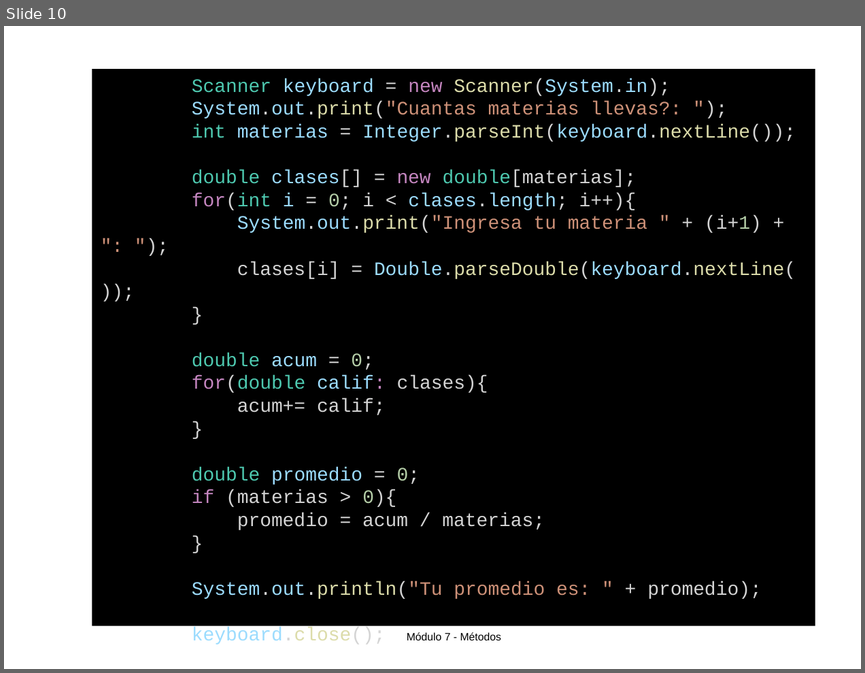
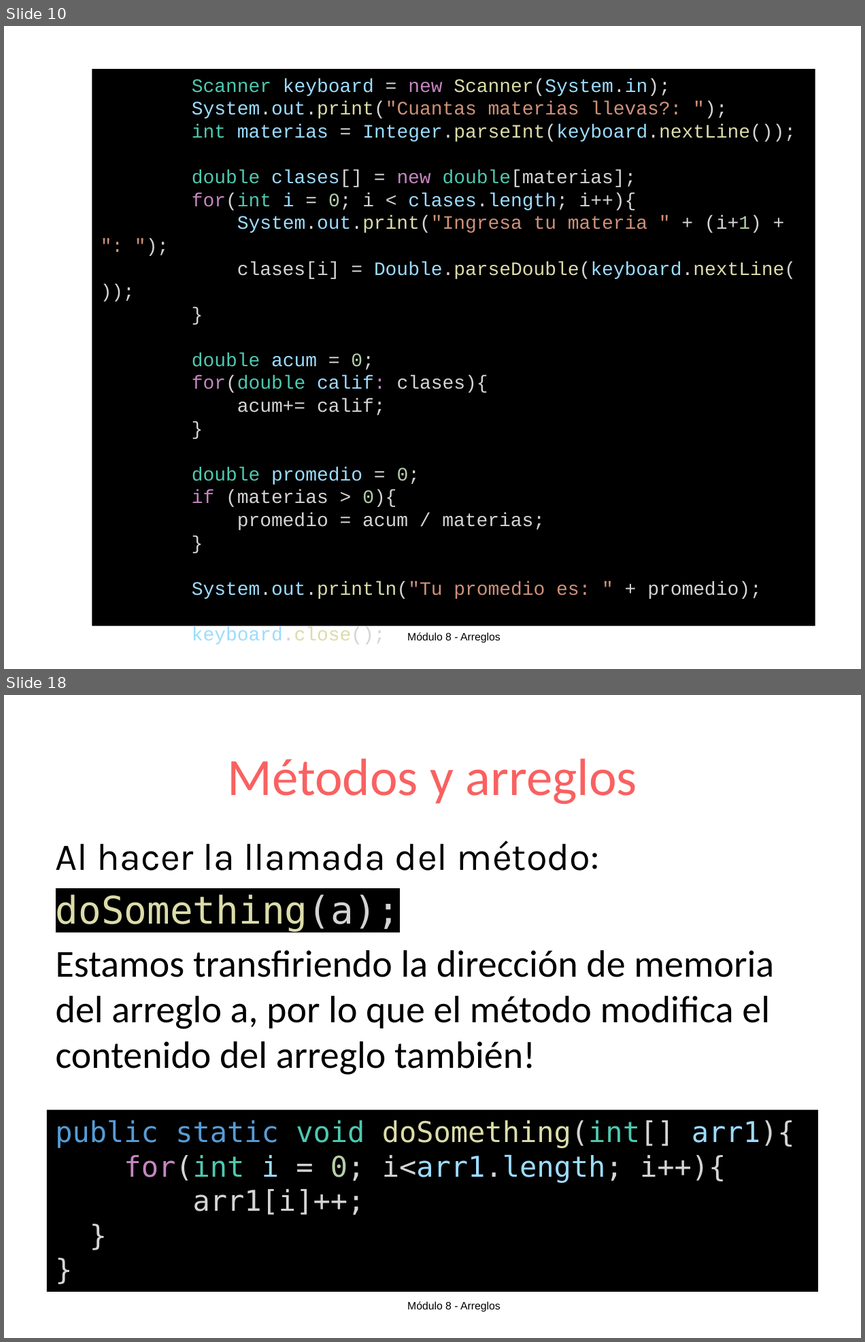
Before and after one commit to OMardil/INFO1_MOD8-Arreglos, a slide deck: 01 Presentacion/INFO1_MOD8-Arreglos.pptx. Shown one above the other, each under a label of ours: slide 10 before the commit, slides 10 and 18 after it; the slides between them are not shown. The pictures are 865x673 and 865x1342 pixels, drawn with LibreOffice and Linux fonts; fonts in the diff are those of the drawing. Boxes give left, top, right and bottom in pixels: in the first picture for what was removed or moved away, otherwise in the second. Text is boxed around its words. In the diff, an @@ line names an element or a change of style, - is before the commit and + after.

```diff
--- a/01 Presentacion/INFO1_MOD8-Arreglos.pptx
+++ b/01 Presentacion/INFO1_MOD8-Arreglos.pptx
@@ slide 18 added at (4, 695, 861, 1338), background #FFFFFF; not listed: 1 template element that a slide beside it also shows @@
@@ title added at (227, 758, 636, 804), 44 pt, text #F96161 @@
+Métodos y arreglos
@@ text added at (56, 841, 774, 1074), 32 pt, text #000000 @@
+Al hacer la llamada del método:
+doSomething(a);
+Estamos transfiriendo la dirección de memoria del arreglo a, por lo que el método modifica el contenido del arreglo también!
@@ rectangle added at (47, 1110, 818, 1291), fill #000000, 24 pt, text #D4D4D4 @@
+public static void doSomething(int[] arr1){
+for(int i = 0; i<arr1.length; i++){
+arr1[i]++;
+}
+}
@@ slide 10 changed as well @@
@@ text at (407, 632, 500, 643): text changed @@
-Módulo 7 - Métodos
+Módulo 8 - Arreglos
```
Also in this commit, not shown: 8 other slides changed, 7 other slides added, 3 other files.
